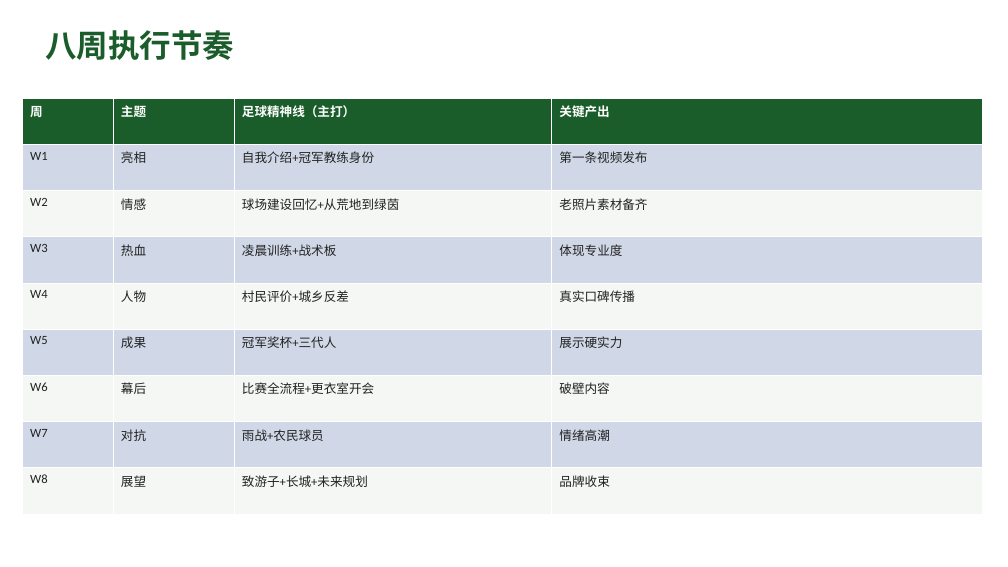
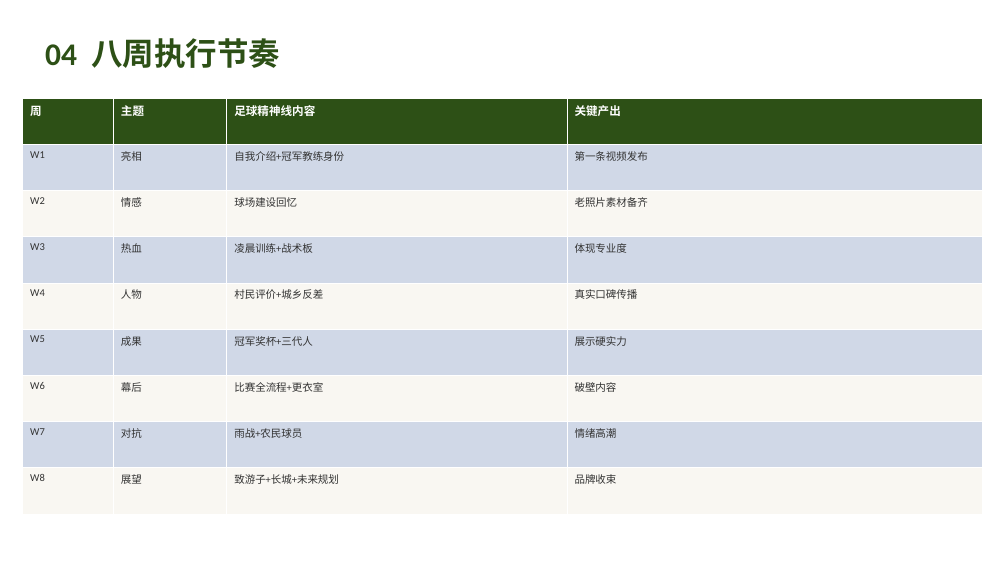
Before and after one commit to 975801846-star/workspace-outputs, a slide deck: slide 14 of tunjunying/plan_v2.pptx (slide 10 before the commit). Drawn at 1008x567 pixels with LibreOffice and Linux fonts; fonts in the diff are those of the drawing. Boxes give left, top, right and bottom in pixels: in the first picture for what was removed or moved away, otherwise in the second. Text is boxed around its words. In the diff, an @@ line names an element or a change of style, - is before the commit and + after.

```diff
--- a/tunjunying/plan_v2.pptx
+++ b/tunjunying/plan_v2.pptx
@@ text at bbox=[45, 38, 280, 68]: text changed; text colour #1A5C2A to #2D5016 @@
-八周执行节奏
+04 八周执行节奏
@@ table at bbox=[23, 98, 983, 514] @@
-row 1, column 3: 足球精神线（主打）
+row 1, column 3: 足球精神线内容
-row 3, column 3: 球场建设回忆+从荒地到绿茵
+row 3, column 3: 球场建设回忆
-row 7, column 3: 比赛全流程+更衣室开会
+row 7, column 3: 比赛全流程+更衣室
@@ fill #1A5C2A to #2D5016 in row 1 @@
@@ fill #F4F7F4 to #F9F7F2 in 16 cells @@
@@ size 12 to 11 pt in "周", "主题", "关键产出" @@
@@ size 12 to 10 pt, text colour #222222 to #333333 in "W1", "亮相", "自我介绍+冠军教练身份", "第一条视频发布" and 26 more places @@
```
Also in this commit, not shown: 10 other slides changed, 4 slides added, 1 other file.
